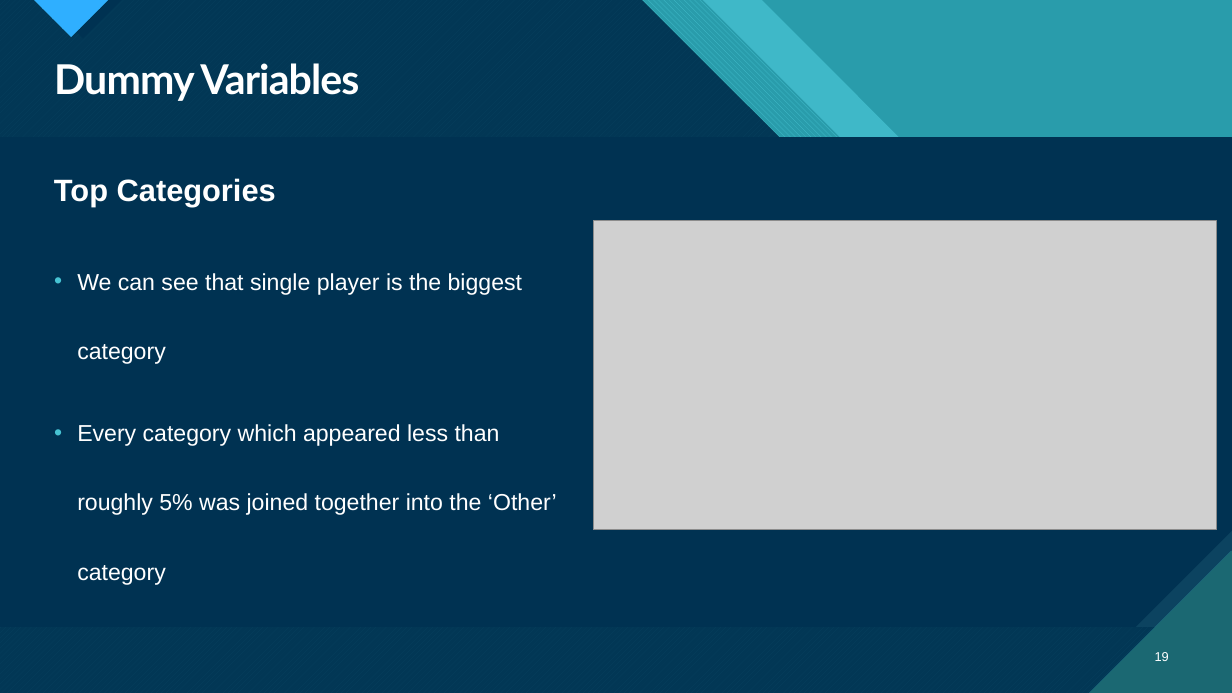
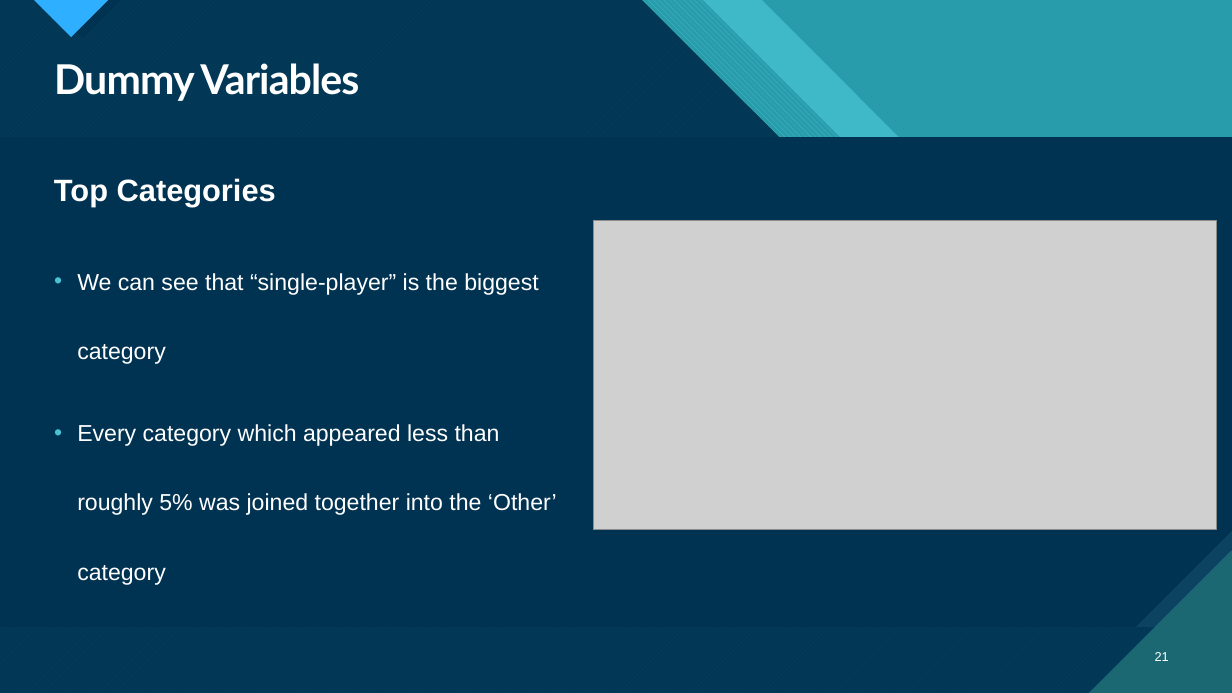
Before and after one commit to DoronF3/School-Projects, a slide deck: slide 21 of Data Science/Data Science Final Project.pptx (slide 19 before the commit). Drawn at 1232x693 pixels with LibreOffice and Linux fonts; fonts in the diff are those of the drawing; grey boxes stand for pictures. Boxes give left, top, right and bottom in pixels: in the first picture for what was removed or moved away, otherwise in the second. Text is boxed around its words. In the diff, an @@ line names an element or a change of style, - is before the commit and + after.

```diff
--- a/Data Science/Data Science Final Project.pptx
+++ b/Data Science/Data Science Final Project.pptx
@@ text at bbox=[77, 273, 538, 364]: text changed @@
-• We can see that single player is the biggest category
+• We can see that “single-player” is the biggest category
@@ page number at bbox=[1155, 652, 1169, 661]: text changed @@
-19
+21
```
Also in this commit, not shown: 21 other slides changed, 5 slides added, 8 slides removed, 2 other files.
